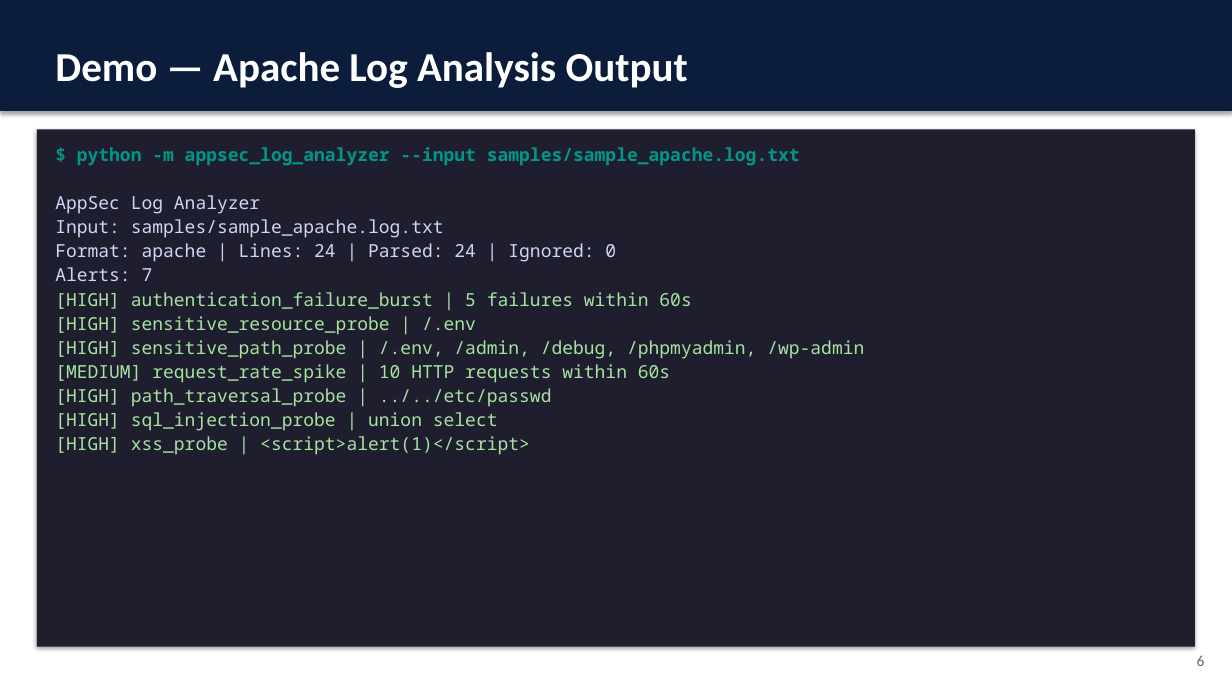
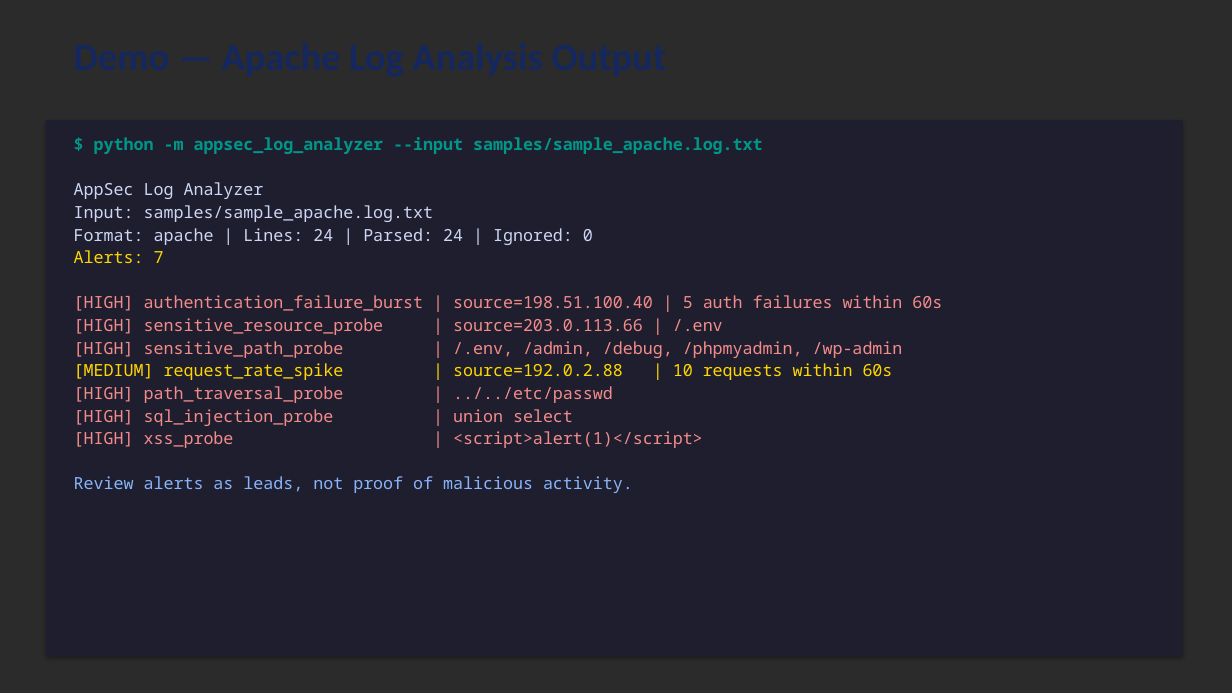
Before and after one commit to vijjada/PROJECT-NAME---LOG-FILE-ANALYZER-FOR-INTRUSION-DETECTION, a slide deck: slide 7 of docs/AppSec_Log_Analyzer_Presentation.pptx (slide 6 before the commit). Drawn at 1232x693 pixels with LibreOffice and Linux fonts; fonts in the diff are those of the drawing; background and template pictures are left out; a plain dark background stands for a picture behind light text. Boxes give left, top, right and bottom in pixels: in the first picture for what was removed or moved away, otherwise in the second. Text is boxed around its words. In the diff, an @@ line names an element or a change of style, - is before the commit and + after.

```diff
--- a/docs/AppSec_Log_Analyzer_Presentation.pptx
+++ b/docs/AppSec_Log_Analyzer_Presentation.pptx
@@ background #FFFFFF to picture (left out) @@
@@ text "Demo — Apache Log Analysis ...": place and size @@
-text "Demo — Apache Log Analysis ..." at (0,0,1232,111)
+text "Demo — Apache Log Analysis ..." at (65,28,850,102)
@@ text "Demo — Apache Log Analysis ..." at (65,28,850,102): size 32 to 30 pt, text colour #FFFFFF to #14285F; vertical alignment middle to top; fill #0B1D3A to none; shadow off @@
@@ rectangle: place and size @@
-rectangle at (37,129,1195,647)
+rectangle at (46,120,1183,656)
@@ text "$ python -m appsec_log_analyzer --input ...": place and size @@
-text "$ python -m appsec_log_analyzer --input ..." at (55,147,864,455)
+text "$ python -m appsec_log_analyzer --input ..." at (74,137,942,493)
@@ text at (74,137,903,448): size 14 to 13 pt in "$ python -m appsec_log_analyzer --input samples/sample_apach ...", "AppSec Log Analyzer", "Input: samples/sample_apache.log.txt", "Format: apache | Lines: 24 | Parsed: ..." and 5 more places; text colour #CDD6F4 to #FFD700 in "Alerts: 7"; text colour #A6E3A1 to #F38B8B in "[HIGH] sensitive_path_probe | /.env, /admin, /debug, /phpmya ...", "[HIGH] path_traversal_probe | ../../etc/passwd", "[HIGH] sql_injection_probe | union select", "[HIGH] xss_probe | <script>alert(1)</script>" @@
@@ text at (74,295,942,335): text changed; size 14 to 13 pt; text colour #A6E3A1 to #F38B8B @@
-[HIGH] authentication_failure_burst | 5 failures within 60s
-[HIGH] sensitive_resource_probe | /.env
+[HIGH] authentication_failure_burst | source=198.51.100.40 | 5 auth failures within 60s
+[HIGH] sensitive_resource_probe | source=203.0.113.66 | /.env
@@ text at (74,363,893,380): text changed; size 14 to 13 pt; text colour #A6E3A1 to #FFD700 @@
-[MEDIUM] request_rate_spike | 10 HTTP requests within 60s
+[MEDIUM] request_rate_spike | source=192.0.2.88 | 10 requests within 60s
@@ text at (74,476,633,493): paragraph added @@
+Review alerts as leads, not proof of malicious activity.
@@ text removed at (1197,655,1205,666) @@
-6
```
Also in this commit, not shown: 1 other slide changed, 8 slides added, 5 slides removed.
